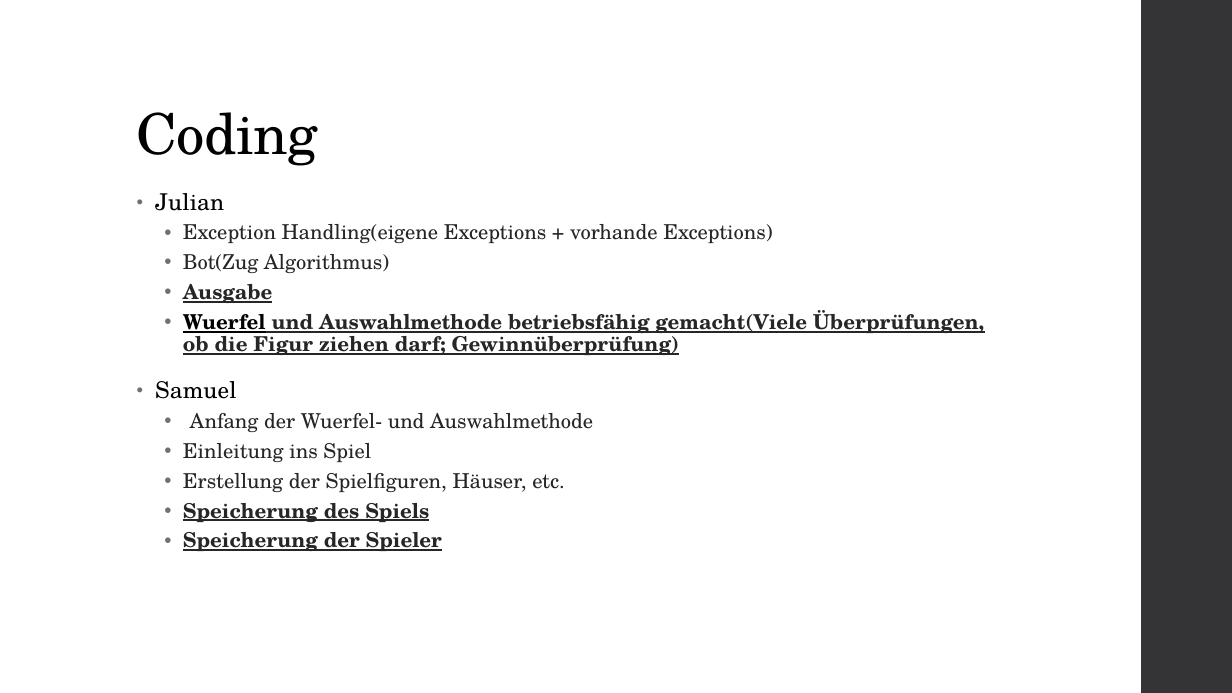
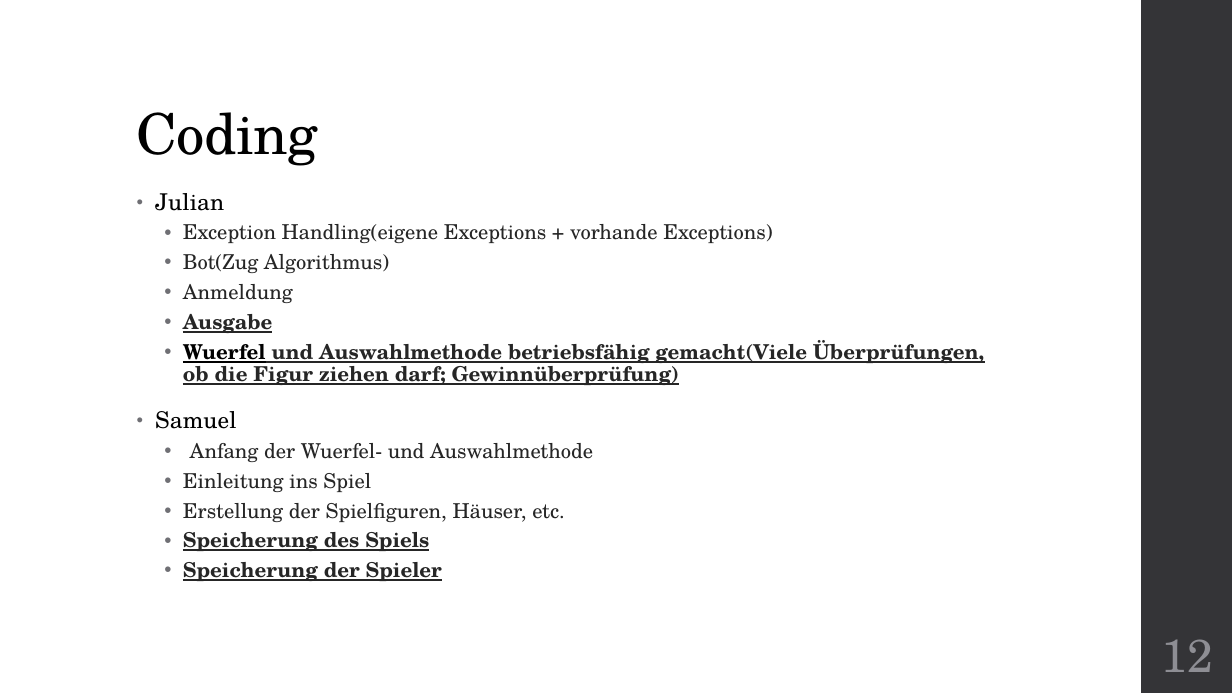
Before and after one commit to Wutze0/Mensch_Aergere_Dich_Nicht, a slide deck: slide 12 of MenschAergereDichNicht.pptx (slide 7 before the commit). Drawn at 1232x693 pixels with LibreOffice and Linux fonts; fonts in the diff are those of the drawing. Boxes give left, top, right and bottom in pixels: in the first picture for what was removed or moved away, otherwise in the second. Text is boxed around its words. In the diff, an @@ line names an element or a change of style, - is before the commit and + after.

```diff
--- a/MenschAergereDichNicht.pptx
+++ b/MenschAergereDichNicht.pptx
@@ text at <box>183,284,293,303</box>: paragraph added @@
+  • Anmeldung
@@ page number added at <box>1162,639,1213,672</box>, 36 pt, text #8E8E94 @@
+12
```
Also in this commit, not shown: 7 other slides changed, 7 slides added, 2 slides removed, 4 other files.
